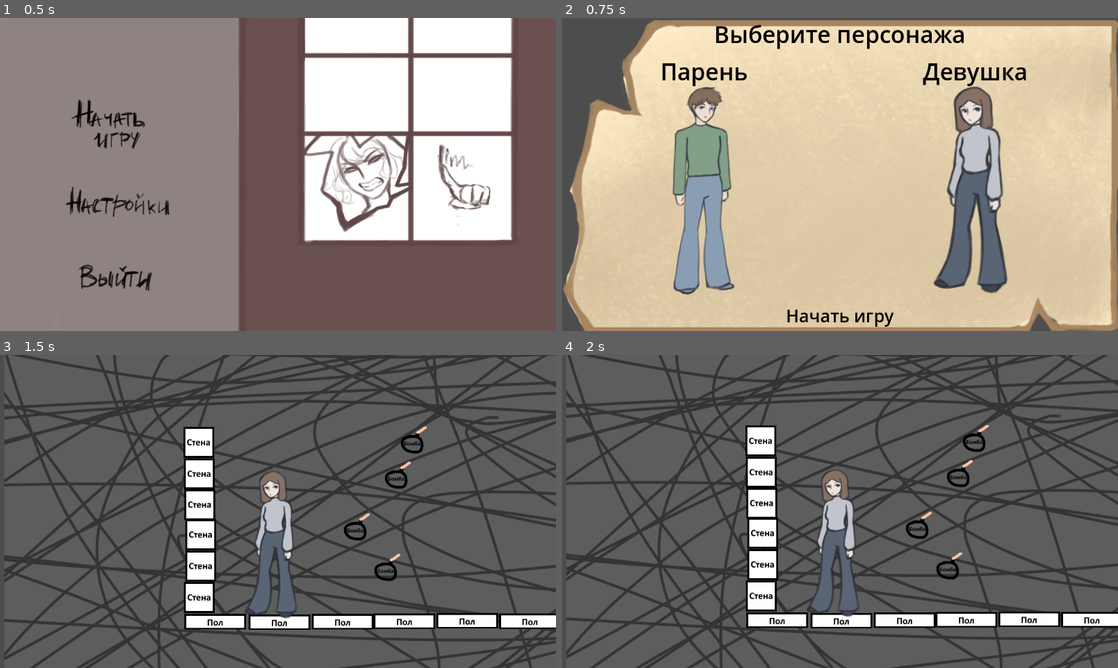
Above: before the commit, frames 1-4 (two rows, left to right).
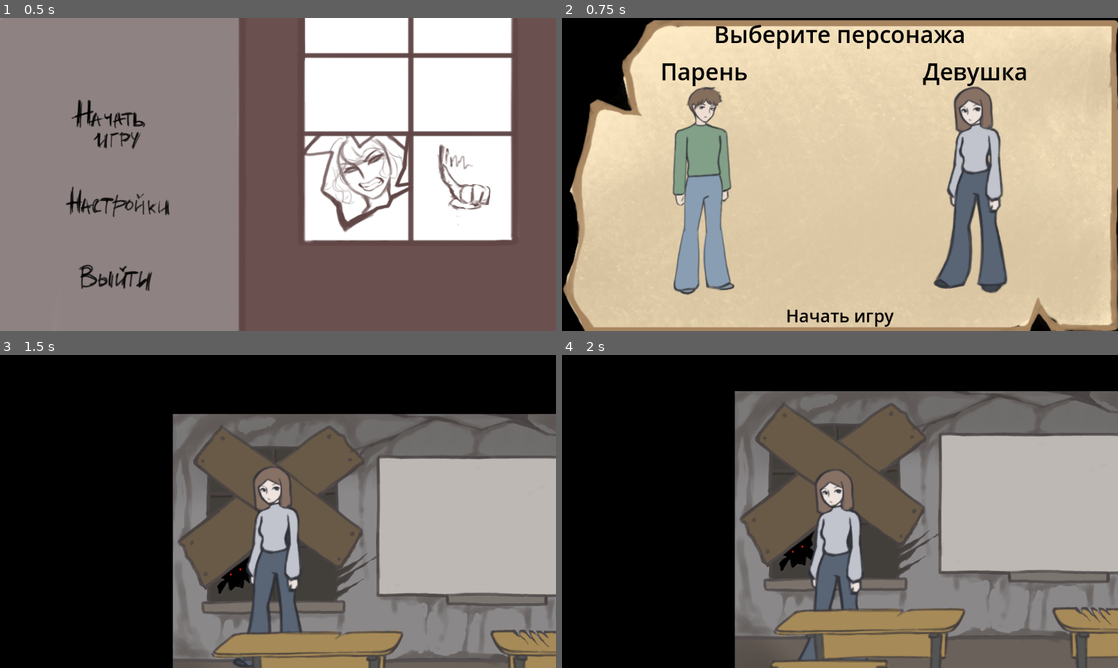
Above: after the commit, the same moments.

Repository: ArcKontyR/LimitOfYourPossibilities
Game: Godot game, scene res://Scenes/Menu.tscn
The game is run twice, just before and just after one commit, with the same random seed, the same clock (stepped at 60 frames per second) and the same inputs.
Inputs (mouse positions are in pixels of both pictures, inside the frame that each line leads up to):
- Up to frame 1 (0.5 s): no input
- Up to frame 2 (0.75 s): click (678, 133) at 0.5 s
- Up to frame 3 (1.5 s): click "Начать игру" at 1.25 s
- Up to frame 4 (2 s): no input

Frame 1 is identical in both runs. In frame 2, 6.4% of the frame differs, in the area x 0-100%, y 0-100%; in frame 3, 84%; in frame 4, 81%.

Commit message:
Project structure small refactor, added starting level

Diff:
--- /dev/null
+++ b/Scenes/Levels/Levels/StartRoom.tscn
@@ -0,0 +1,51 @@
+[gd_scene load_steps=7 format=3 uid="uid://dmwwwqy0cqaf4"]
+
+[ext_resource type="Texture2D" uid="uid://ckigoxwy53rge" path="res://Sprites/Background/RoomBackground.jpg" id="1_5fk7j"]
+[ext_resource type="Script" path="res://Scripts/Map.gd" id="1_ruyoo"]
+[ext_resource type="Texture2D" uid="uid://xyxy8yljewaq" path="res://Sprites/Background/RoomForeground.png" id="2_le4i1"]
+[ext_resource type="PackedScene" uid="uid://duf3rtoth5kj7" path="res://Scenes/Wall.tscn" id="3_nn01w"]
+[ext_resource type="PackedScene" uid="uid://dy8i1vkebg8ik" path="res://Scenes/Floor.tscn" id="4_g6oh2"]
+[ext_resource type="PackedScene" uid="uid://ccv0316dswlss" path="res://Scenes/TeleportArea.tscn" id="5_8lnp5"]
+
+[node name="StartRoom" type="Node2D"]
+script = ExtResource("1_ruyoo")
+
+[node name="Background" type="TextureRect" parent="."]
+offset_left = 2.0
+offset_right = 2584.0
+offset_bottom = 1224.0
+texture = ExtResource("1_5fk7j")
+
+[node name="Foreground" type="TextureRect" parent="Background"]
+z_index = 1
+offset_left = -2.0
+offset_right = 2580.0
+offset_bottom = 1224.0
+texture = ExtResource("2_le4i1")
+expand_mode = 1
+
+[node name="Items" type="Node2D" parent="."]
+
+[node name="Environment" type="Control" parent="."]
+z_index = -1
+layout_mode = 3
+anchors_preset = 0
+
+[node name="Wall" parent="Environment" instance=ExtResource("3_nn01w")]
+position = Vector2(0, -1)
+scale = Vector2(1, 20)
+
+[node name="Wall2" parent="Environment" instance=ExtResource("3_nn01w")]
+position = Vector2(2511, -1)
+scale = Vector2(1, 20)
+
+[node name="Floor" parent="Environment" instance=ExtResource("4_g6oh2")]
+position = Vector2(13, 1158)
+scale = Vector2(20, 1)
+
+[node name="TeleportArea" parent="." instance=ExtResource("5_8lnp5")]
+position = Vector2(2285, 674)
+scale = Vector2(2, 2)
+shouldExam = true
+teleportFrom = "StartToom"
+teleportName = "1"
--- a/Scenes/Menu.tscn
+++ b/Scenes/Menu.tscn
@@ -55,6 +55,7 @@
 [node name="Start" type="TextureButton" parent="MarginContainer/VBoxContainer"]
 custom_minimum_size = Vector2(0, 150)
 layout_mode = 2
+mouse_default_cursor_shape = 2
 texture_normal = ExtResource("2_htf03")
 texture_pressed = ExtResource("3_p81b2")
 texture_hover = ExtResource("4_2sfu8")
@@ -64,6 +65,7 @@
 [node name="Settings" type="TextureButton" parent="MarginContainer/VBoxContainer"]
 custom_minimum_size = Vector2(0, 150)
 layout_mode = 2
+mouse_default_cursor_shape = 2
 texture_normal = ExtResource("5_fve04")
 texture_pressed = ExtResource("6_4qx0a")
 texture_hover = ExtResource("7_2ycf1")
@@ -73,6 +75,7 @@
 [node name="Exit" type="TextureButton" parent="MarginContainer/VBoxContainer"]
 custom_minimum_size = Vector2(0, 150)
 layout_mode = 2
+mouse_default_cursor_shape = 2
 texture_normal = ExtResource("8_evkr3")
 texture_pressed = ExtResource("9_6vyxn")
 texture_hover = ExtResource("10_0kfri")
--- a/Scenes/Player.tscn
+++ b/Scenes/Player.tscn
@@ -5,8 +5,8 @@
 [ext_resource type="PackedScene" uid="uid://syai1i2peyh2" path="res://Scenes/Сamera.tscn" id="3_vflur"]
 
 [sub_resource type="CapsuleShape2D" id="CapsuleShape2D_ltd0l"]
-radius = 15.0
-height = 98.6667
+radius = 20.6667
+height = 139.333
 
 [sub_resource type="Animation" id="Animation_kx0qm"]
 resource_name = "M_IdleLeft"
@@ -346,21 +346,19 @@
 metadata/collidesWith = NodePath("")
 
 [node name="Sprite" type="Sprite2D" parent="."]
-scale = Vector2(0.5, 0.5)
+scale = Vector2(0.7, 0.7)
 texture = ExtResource("2_m78cn")
-centered = false
 flip_h = true
 hframes = 4
 vframes = 2
 frame = 4
 
 [node name="CollisionShape" type="CollisionShape2D" parent="."]
-position = Vector2(101, 178)
 scale = Vector2(3, 3)
 shape = SubResource("CapsuleShape2D_ltd0l")
 
 [node name="Camera" parent="." instance=ExtResource("3_vflur")]
-position = Vector2(110, 117)
+position = Vector2(0, -103)
 limit_smoothed = true
 position_smoothing_enabled = true
 position_smoothing_speed = 3.0
--- a/Scenes/Root.tscn
+++ b/Scenes/Root.tscn
@@ -1,14 +1,20 @@
-[gd_scene load_steps=6 format=3 uid="uid://ygnliitypvw8"]
+[gd_scene load_steps=7 format=3 uid="uid://ygnliitypvw8"]
 
-[ext_resource type="PackedScene" uid="uid://c1eilqm03vnp6" path="res://Scenes/Levels/TestLevel1.tscn" id="1_ceap3"]
-[ext_resource type="PackedScene" uid="uid://64wgd3u064ya" path="res://Scenes/Levels/TestLevel2.tscn" id="1_wylms"]
+[ext_resource type="PackedScene" uid="uid://c1eilqm03vnp6" path="res://Scenes/Levels/TestLevels/TestLevel1.tscn" id="1_ceap3"]
+[ext_resource type="PackedScene" uid="uid://dmwwwqy0cqaf4" path="res://Scenes/Levels/Levels/StartRoom.tscn" id="1_cxger"]
+[ext_resource type="PackedScene" uid="uid://64wgd3u064ya" path="res://Scenes/Levels/TestLevels/TestLevel2.tscn" id="1_wylms"]
 [ext_resource type="PackedScene" uid="uid://dyg7fekjwhabs" path="res://Scenes/UI.tscn" id="2_5jdop"]
 [ext_resource type="PackedScene" uid="uid://16iu0ilc444t" path="res://Scenes/Player.tscn" id="2_whqsv"]
-[ext_resource type="PackedScene" uid="uid://1fd33vfsxs5s" path="res://Scenes/Levels/TestLevel3.tscn" id="3_ilbpk"]
+[ext_resource type="PackedScene" uid="uid://1fd33vfsxs5s" path="res://Scenes/Levels/TestLevels/TestLevel3.tscn" id="3_ilbpk"]
 
 [node name="Root" type="Node2D"]
 
+[node name="StartRoom" parent="." instance=ExtResource("1_cxger")]
+scale = Vector2(0.5, 0.5)
+
 [node name="TestLevel1" parent="." instance=ExtResource("1_ceap3")]
+process_mode = 4
+visible = false
 position = Vector2(128, -159)
 
 [node name="TestLevel2" parent="." instance=ExtResource("1_wylms")]
@@ -22,5 +28,6 @@
 position = Vector2(3036, 537)
 
 [node name="Player" parent="." instance=ExtResource("2_whqsv")]
+position = Vector2(219, 302)
 
 [node name="UI" parent="." instance=ExtResource("2_5jdop")]
--- a/Scenes/TaskSlot.tscn
+++ b/Scenes/TaskSlot.tscn
@@ -8,5 +8,6 @@
 
 [node name="TaskSlot" type="Panel"]
 custom_minimum_size = Vector2(120, 64)
+mouse_default_cursor_shape = 13
 theme_override_styles/panel = SubResource("StyleBoxTexture_ara7m")
 script = ExtResource("1_mei7k")
--- a/Scenes/UI.tscn
+++ b/Scenes/UI.tscn
@@ -8,7 +8,9 @@
 script = ExtResource("1_cb1gy")
 
 [node name="Inventory" parent="." instance=ExtResource("1_osw1o")]
+visible = false
 position = Vector2(186, 23)
 
 [node name="TaskContainer" parent="." instance=ExtResource("2_vy00s")]
+visible = false
 position = Vector2(576, 324)
--- a/Scenes/СharacterСhoose.tscn
+++ b/Scenes/СharacterСhoose.tscn
@@ -76,11 +76,12 @@
 custom_minimum_size = Vector2(200, 0)
 layout_mode = 2
 size_flags_horizontal = 3
+mouse_default_cursor_shape = 2
 toggle_mode = true
 button_group = ExtResource("2_jb6kg")
 flat = true
 
-[node name="Sprite2D" type="Sprite2D" parent="MarginContainer/VBoxContainer/HBoxContainer/MCharacter"]
+[node name="Preview" type="Sprite2D" parent="MarginContainer/VBoxContainer/HBoxContainer/MCharacter"]
 position = Vector2(135, 25)
 scale = Vector2(0.7, 0.7)
 texture = ExtResource("3_015l2")
@@ -102,11 +103,12 @@
 custom_minimum_size = Vector2(200, 0)
 layout_mode = 2
 size_flags_horizontal = 3
+mouse_default_cursor_shape = 2
 toggle_mode = true
 button_group = ExtResource("2_jb6kg")
 flat = true
 
-[node name="TextureRect" type="Sprite2D" parent="MarginContainer/VBoxContainer/HBoxContainer/FCharacter"]
+[node name="Preview" type="Sprite2D" parent="MarginContainer/VBoxContainer/HBoxContainer/FCharacter"]
 position = Vector2(135, 25)
 scale = Vector2(0.7, 0.7)
 texture = ExtResource("3_015l2")
@@ -124,6 +126,7 @@
 
 [node name="StartGame" type="Button" parent="MarginContainer/VBoxContainer"]
 layout_mode = 2
+mouse_default_cursor_shape = 2
 theme_override_colors/font_color = Color(0, 0, 0, 1)
 theme_override_fonts/font = SubResource("SystemFont_jrbcq")
 theme_override_font_sizes/font_size = 36
--- a/Scripts/CheckButton.gd
+++ b/Scripts/CheckButton.gd
@@ -4,16 +4,6 @@
 
 var tryCount: int = 0;
 const maxTryCount = 3;
-
-# Called when the node enters the scene tree for the first time.
-func _ready():
-	pass # Replace with function body.
-
-
-# Called every frame. 'delta' is the elapsed time since the previous frame.
-func _process(delta):
-	pass
-
 
 func _on_task_container_check_failed():
 	tryCount += 1;
@@ -23,7 +13,6 @@
 		disabled = true;
 		checkTryExceeded.emit();
 
-
 func _on_task_container_task_cleared():
 	tryCount = 0;
 	disabled = false;
--- a/Scripts/Inventory.gd
+++ b/Scripts/Inventory.gd
@@ -19,7 +19,8 @@
 
 # Called when the node enters the scene tree for the first time.
 func _ready():
-	toggleVisibility();
+	if visible:
+		toggleVisibility();
 	pass # Replace with function body.
 
 func _update():
--- a/Scripts/Map.gd
+++ b/Scripts/Map.gd
@@ -6,13 +6,13 @@
 # Called when the node enters the scene tree for the first time.
 func _ready():
 	emptyItem = preload("res://Scenes/Item.tscn")
-	for i in range(4):
-		randomize();
-		var itemInstance = emptyItem.instantiate();
-		var j = randf_range(0,2);
-		itemInstance.createItem(iconNames[j]);
-		itemInstance.position = Vector2(int(randf_range(0,400)), int(randf_range(50,450)));
-		$Items.add_child(itemInstance);
+	#for i in range(4):
+	#	randomize();
+	#	var itemInstance = emptyItem.instantiate();
+	#	var j = randf_range(0,2);
+	#	itemInstance.createItem(iconNames[j]);
+	#	itemInstance.position = Vector2(int(randf_range(0,400)), int(randf_range(50,450)));
+	#	$Items.add_child(itemInstance);
 	pass # Replace with function body.
 
 
--- a/Scripts/Player.gd
+++ b/Scripts/Player.gd
@@ -47,7 +47,7 @@
 
 	move_and_slide()
 
-func _input(event):
+func _input(_event):
 	if (Input.is_action_just_pressed("interact") && has_meta("collidesWith")):
 		var interactedItem = get_meta("collidesWith");
 		if (interactedItem is Item):
--- a/Scripts/TaskContainer.gd
+++ b/Scripts/TaskContainer.gd
@@ -15,7 +15,7 @@
 
 # Called when the node enters the scene tree for the first time.
 func _ready():
-	toggleVisibility();
+	if visible: toggleVisibility();
 	checkSuccessful.connect(toggleVisibility);
 	var slots = answerSlots.get_children()
 	for i in range(slots.size()):
--- a/Scripts/СameraZoom.gd
+++ b/Scripts/СameraZoom.gd
@@ -9,11 +9,6 @@
 
 @export var minFactor = 0.8;
 @export var maxFactor = 1.2;
-
-# Called when the node enters the scene tree for the first time.
-func _ready():
-	pass # Replace with function body.
-
 
 # Called every frame. 'delta' is the elapsed time since the previous frame.
 func _process(delta):
--- a/Scripts/СharacterСhoose.gd
+++ b/Scripts/СharacterСhoose.gd
@@ -6,12 +6,7 @@
 func _ready():
 	for button in characters.get_buttons():
 		button.pressed.connect(_on_character_selection);
-	pass # Replace with function body.
 
-
-# Called every frame. 'delta' is the elapsed time since the previous frame.
-func _process(delta):
-	pass
 
 func _on_character_selection():
 	var pressedButtonName = characters.get_pressed_button().name;
@@ -21,6 +16,5 @@
 		_:
 			GlobalSettings.playerGender = GlobalSettings.Gender.MALE;
 
-
 func _on_start_game_pressed():
 	get_tree().change_scene_to_file("res://Scenes/Root.tscn") # Replace with function body.
--- a/project.godot
+++ b/project.godot
@@ -87,3 +87,7 @@
 "events": [Object(InputEventKey,"resource_local_to_scene":false,"resource_name":"","device":-1,"window_id":0,"alt_press …(182 unchanged characters)…
 ]
 }
+
+[rendering]
+
+environment/defaults/default_clear_color=Color(0, 0, 0, 1)
Not shown: 1 places in Scenes/Levels/TestLevels/TestLevel1.tscn that only renumber resources
Not shown: 1 places in Scenes/Levels/TestLevels/TestLevel2.tscn that only renumber resources
Not shown: 1 places in Scenes/Levels/TestLevels/TestLevel3.tscn that only renumber resources
Not shown: 1 places in Scenes/TaskItem.tscn that only renumber resources
